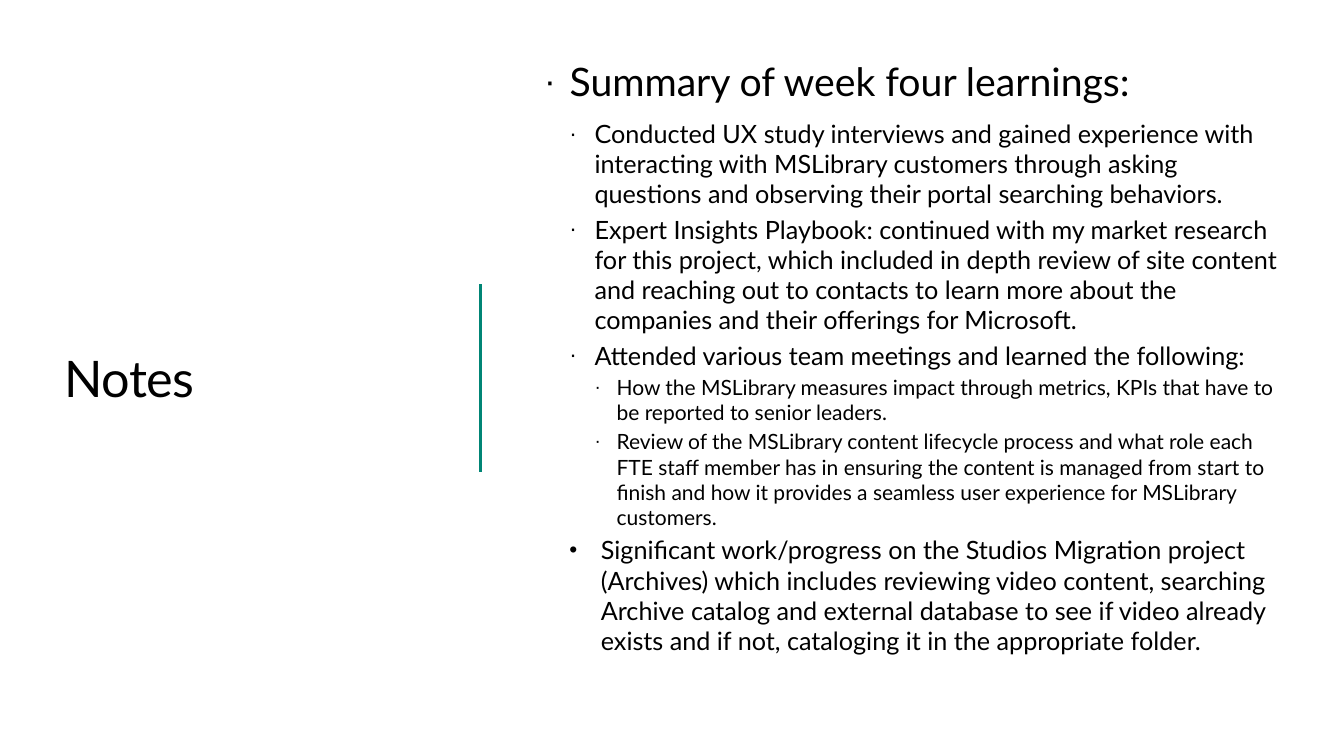
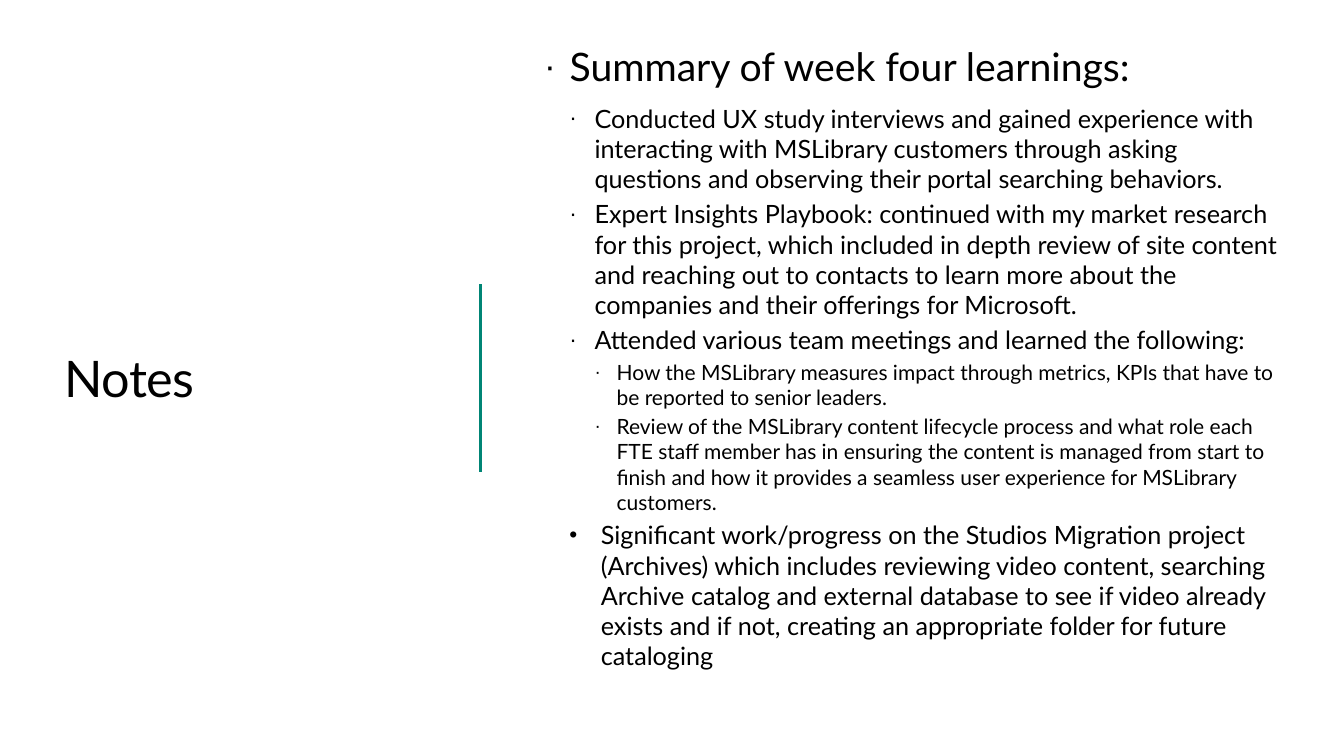
Before and after one commit to ewhinihan/dfw_mslibrary, a slide deck: slide 11 of DFW_MSLibraryArchives_WeeklyLearnings.pptx. Drawn at 1344x756 pixels with LibreOffice and Linux fonts; fonts in the diff are those of the drawing; background and template pictures are left out. Boxes give left, top, right and bottom in pixels: in the first picture for what was removed or moved away, otherwise in the second. Text is boxed around its words. In the diff, an @@ line names an element or a change of style, - is before the commit and + after.

```diff
--- a/DFW_MSLibraryArchives_WeeklyLearnings.pptx
+++ b/DFW_MSLibraryArchives_WeeklyLearnings.pptx
@@ text "Summary of week four learnings:" moved from (x1=570, y1=67, x2=1277, y2=655) to (x1=570, y1=52, x2=1277, y2=670) @@
@@ text at (x1=601, y1=525, x2=1266, y2=670): text changed @@
-      • Significant work/progress on the Studios Migration project (Archives) which includes reviewing video content, searching Archive catalog and external database to see if video already exists and if not, cataloging it in the appropriate folder.
+      • Significant work/progress on the Studios Migration project (Archives) which includes reviewing video content, searching Archive catalog and external database to see if video already exists and if not, creating an appropriate folder for future cataloging
```
Also in this commit, not shown: 10 other slides changed, 1 slide added, 1 slide removed.
